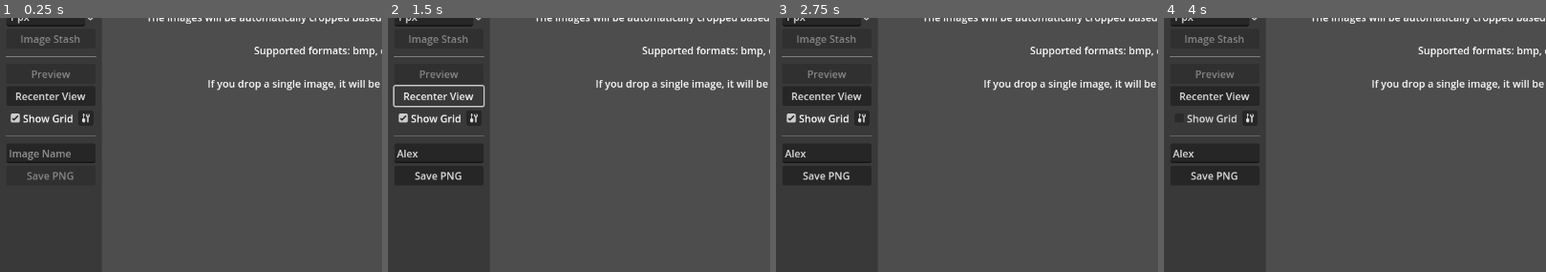
Above: before the commit, frames 1-4 (left to right).
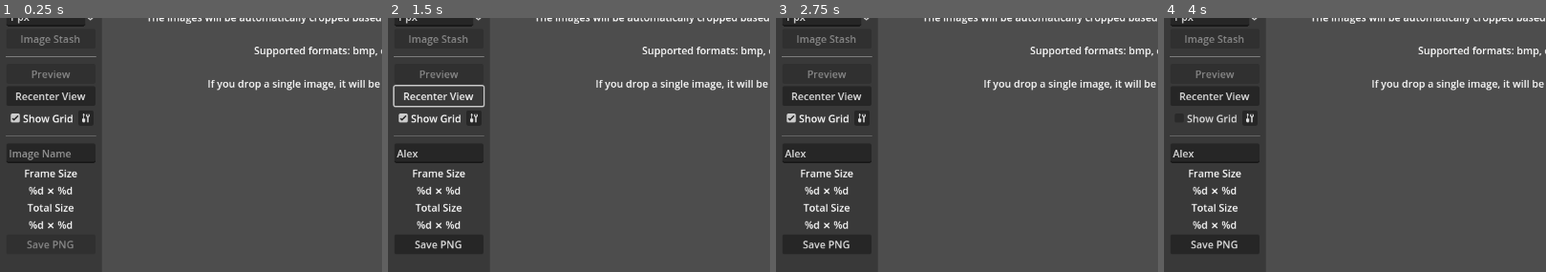
Above: after the commit, the same moments.

Repository: KoBeWi/Godot-Spritesheet-Generator
Game: Godot game, scene res://Source/Main.tscn
The game is run twice, just before and just after one commit, with the same random seed, the same clock (stepped at 60 frames per second) and the same inputs.
Inputs (mouse positions are % of the whole screen's width and height, from its top left):
- Up to frame 1 (0.25 s): no input
- Up to frame 2 (1.5 s): click (7, 77) at 0.52 s; type "Alex" at 0.6 s; click "Recenter View" at 1.25 s
- Up to frame 3 (2.75 s): click "Auto" at 2 s
- Up to frame 4 (4 s): click "Show Grid" at 2.75 s; click "Auto" at 3.5 s
The pictures show only the part of the screen within x 0-50%, y 50-100%; the shares and areas given below are measured in that part.

The runs differ from the first frame. In frame 1, 1.1% of the frame differs, in the area x 6-21%, y 59-91%; in frame 2, 1.2%; in frame 3, 1.2%; in frame 4, 1.2%.

Commit message:
Another rework started

Diff:
--- /dev/null
+++ b/Rework/FrameContainer.gd
@@ -0,0 +1,10 @@
+extends MarginContainer
+
+const SCENE = preload("uid://c6ce0mrlnw0ui")
+
+@onready var texture_rect: TextureRect = $TextureRect
+
+var frame: SpriteSheet.Frame
+
+func _ready() -> void:
+	texture_rect.texture = frame.texture
--- /dev/null
+++ b/Rework/FrameContainer.tscn
@@ -0,0 +1,19 @@
+[gd_scene load_steps=3 format=3 uid="uid://c6ce0mrlnw0ui"]
+
+[ext_resource type="Script" path="res://Rework/FrameContainer.gd" id="1_ed2o7"]
+
+[sub_resource type="StyleBoxFlat" id="StyleBoxFlat_lf3nw"]
+bg_color = Color(1, 1, 1, 0.12549)
+
+[node name="FrameContainer" type="MarginContainer"]
+offset_right = 100.0
+offset_bottom = 100.0
+script = ExtResource("1_ed2o7")
+
+[node name="TextureRect" type="TextureRect" parent="."]
+layout_mode = 2
+
+[node name="Panel" type="Panel" parent="."]
+modulate = Color(0, 0, 0, 1)
+layout_mode = 2
+theme_override_styles/panel = SubResource("StyleBoxFlat_lf3nw")
--- /dev/null
+++ b/Rework/Main.gd
@@ -0,0 +1,32 @@
+extends Control
+
+enum Tab {SPRITESHEET, FRAME_LIST, LAYOUT, PREVIEW}
+
+@onready var tabs: TabContainer = %Tabs
+@onready var sprite_sheet_grid: GridContainer = %SpriteSheetGrid
+
+var spritesheet: SpriteSheet
+
+func _ready() -> void:
+	for i in range(1, tabs.get_tab_count()):
+		tabs.set_tab_disabled(i, true)
+
+func _new_spritesheet() -> void:
+	if spritesheet:
+		pass # dialog warning
+	else:
+		spritesheet = SpriteSheet.new()
+
+		tabs.set_tab_disabled(Tab.FRAME_LIST, false)
+		tabs.current_tab = Tab.FRAME_LIST
+
+func _paste_image_from_clipboard() -> void:
+	if not DisplayServer.clipboard_has_image():
+		return
+
+	var frame := SpriteSheet.Frame.new()
+	frame.image = DisplayServer.clipboard_get_image()
+	frame.texture = ImageTexture.create_from_image(frame.image)
+	spritesheet.frames.append(frame)
+
+	sprite_sheet_grid.update_frame_list()
--- /dev/null
+++ b/Rework/Main.tscn
@@ -0,0 +1,174 @@
+[gd_scene load_steps=5 format=3 uid="uid://cmt0o8ktplo4k"]
+
+[ext_resource type="Script" path="res://Rework/Main.gd" id="1_2hksu"]
+[ext_resource type="Script" path="res://Rework/SpriteSheetGrid.gd" id="2_npgqu"]
+
+[sub_resource type="StyleBoxEmpty" id="StyleBoxEmpty_e06dd"]
+content_margin_top = 4.0
+
+[sub_resource type="GDScript" id="GDScript_0amvt"]
+script/source = "@tool
+extends TabContainer
+
+func _validate_property(property: Dictionary) -> void:
+	if property[\"name\"] == \"current_tab\":
+		property[\"usage\"] = PROPERTY_USAGE_EDITOR
+"
+
+[node name="Main" type="VBoxContainer"]
+anchors_preset = 15
+anchor_right = 1.0
+anchor_bottom = 1.0
+grow_horizontal = 2
+grow_vertical = 2
+theme_override_constants/separation = 0
+script = ExtResource("1_2hksu")
+metadata/_edit_lock_ = true
+
+[node name="PanelContainer" type="PanelContainer" parent="."]
+layout_mode = 2
+
+[node name="MarginContainer" type="MarginContainer" parent="PanelContainer"]
+layout_mode = 2
+theme_override_constants/margin_top = 4
+theme_override_constants/margin_bottom = 4
+
+[node name="Tabs" type="TabContainer" parent="PanelContainer/MarginContainer"]
+unique_name_in_owner = true
+layout_mode = 2
+theme_override_styles/panel = SubResource("StyleBoxEmpty_e06dd")
+script = SubResource("GDScript_0amvt")
+
+[node name="SpriteSheet" type="HBoxContainer" parent="PanelContainer/MarginContainer/Tabs"]
+visible = false
+layout_mode = 2
+metadata/_tab_index = 0
+
+[node name="Button5" type="Button" parent="PanelContainer/MarginContainer/Tabs/SpriteSheet"]
+layout_mode = 2
+text = "Create New"
+
+[node name="Button6" type="Button" parent="PanelContainer/MarginContainer/Tabs/SpriteSheet"]
+layout_mode = 2
+text = "Save"
+
+[node name="LineEdit" type="LineEdit" parent="PanelContainer/MarginContainer/Tabs/SpriteSheet"]
+layout_mode = 2
+size_flags_horizontal = 3
+
+[node name="Button" type="Button" parent="PanelContainer/MarginContainer/Tabs/SpriteSheet"]
+layout_mode = 2
+text = "[Pick]"
+
+[node name="Control" type="Control" parent="PanelContainer/MarginContainer/Tabs/SpriteSheet"]
+layout_mode = 2
+size_flags_horizontal = 3
+
+[node name="Frame List" type="HBoxContainer" parent="PanelContainer/MarginContainer/Tabs"]
+layout_mode = 2
+metadata/_tab_index = 1
+
+[node name="Button2" type="Button" parent="PanelContainer/MarginContainer/Tabs/Frame List"]
+layout_mode = 2
+text = "Add Files"
+
+[node name="Button3" type="Button" parent="PanelContainer/MarginContainer/Tabs/Frame List"]
+layout_mode = 2
+text = "Add Directory"
+
+[node name="Button" type="Button" parent="PanelContainer/MarginContainer/Tabs/Frame List"]
+layout_mode = 2
+text = "Repack Spritesheet"
+
+[node name="Button4" type="Button" parent="PanelContainer/MarginContainer/Tabs/Frame List"]
+layout_mode = 2
+text = "Paste From Clipboard"
+
+[node name="Layout" type="HBoxContainer" parent="PanelContainer/MarginContainer/Tabs"]
+visible = false
+layout_mode = 2
+metadata/_tab_index = 2
+
+[node name="Preview" type="HBoxContainer" parent="PanelContainer/MarginContainer/Tabs"]
+visible = false
+layout_mode = 2
+metadata/_tab_index = 3
+
+[node name="SpriteSheetView" type="Control" parent="."]
+clip_contents = true
+layout_mode = 2
+size_flags_vertical = 3
+
+[node name="SpriteSheetGrid" type="GridContainer" parent="SpriteSheetView"]
+unique_name_in_owner = true
+layout_mode = 1
+anchors_preset = 8
+anchor_left = 0.5
+anchor_top = 0.5
+anchor_right = 0.5
+anchor_bottom = 0.5
+offset_left = -20.0
+offset_top = -20.0
+offset_right = 20.0
+offset_bottom = 20.0
+grow_horizontal = 2
+grow_vertical = 2
+script = ExtResource("2_npgqu")
+
+[node name="PanelContainer2" type="PanelContainer" parent="."]
+layout_mode = 2
+
+[node name="Navigation" type="HBoxContainer" parent="PanelContainer2"]
+layout_mode = 2
+theme_override_constants/separation = 16
+
+[node name="Button" type="Button" parent="PanelContainer2/Navigation"]
+layout_mode = 2
+text = "Reset View"
+
+[node name="HBoxContainer" type="HBoxContainer" parent="PanelContainer2/Navigation"]
+layout_mode = 2
+size_flags_horizontal = 3
+size_flags_stretch_ratio = 3.0
+
+[node name="Label2" type="Label" parent="PanelContainer2/Navigation/HBoxContainer"]
+layout_mode = 2
+text = "1x"
+
+[node name="HSlider" type="HSlider" parent="PanelContainer2/Navigation/HBoxContainer"]
+layout_mode = 2
+size_flags_horizontal = 3
+size_flags_vertical = 4
+
+[node name="Spacer" type="Control" parent="PanelContainer2/Navigation"]
+layout_mode = 2
+size_flags_horizontal = 3
+
+[node name="Button2" type="Button" parent="PanelContainer2/Navigation"]
+layout_mode = 2
+toggle_mode = true
+text = "?"
+
+[node name="PanelContainer" type="PanelContainer" parent="PanelContainer2/Navigation/Button2"]
+visible = false
+layout_mode = 1
+anchors_preset = 3
+anchor_left = 1.0
+anchor_top = 1.0
+anchor_right = 1.0
+anchor_bottom = 1.0
+offset_left = -155.0
+offset_top = -82.3856
+offset_right = -3.0
+offset_bottom = -33.3856
+grow_horizontal = 0
+grow_vertical = 0
+
+[node name="Label" type="Label" parent="PanelContainer2/Navigation/Button2/PanelContainer"]
+layout_mode = 2
+text = "MMB: Move around
+Wheel: Zoom"
+
+[connection signal="pressed" from="PanelContainer/MarginContainer/Tabs/SpriteSheet/Button5" to="." method="_new_spritesheet"]
+[connection signal="pressed" from="PanelContainer/MarginContainer/Tabs/Frame List/Button4" to="." method="_paste_image_from_clipboard"]
+[connection signal="toggled" from="PanelContainer2/Navigation/Button2" to="PanelContainer2/Navigation/Button2/PanelContainer" method="set_visible"]
--- /dev/null
+++ b/Rework/SpriteSheetGrid.gd
@@ -0,0 +1,19 @@
+extends GridContainer
+
+const FrameContainer = preload("res://Rework/FrameContainer.gd")
+
+func update_frame_list():
+	var missing_frames: Array[SpriteSheet.Frame] = owner.spritesheet.frames
+
+	# coś tu nie działa jak się wkleja wielokrotnie
+	for container: FrameContainer in get_children():
+		var idx := missing_frames.find(container.frame)
+		if idx == -1:
+			container.queue_free()
+		else:
+			missing_frames.remove_at(idx)
+
+	for frame in missing_frames:
+		var new_container := FrameContainer.SCENE.instantiate()
+		new_container.frame = frame
+		add_child(new_container)
--- /dev/null
+++ b/Rework/Spritesheet.gd
@@ -0,0 +1,10 @@
+class_name SpriteSheet
+
+class Frame:
+	var file_path: String
+	var image: Image
+	var texture: Texture
+
+var frames: Array[Frame]
+var unused_frames: Array[Frame]
+var file_path: String
--- a/Source/Main.tscn
+++ b/Source/Main.tscn
@@ -55,6 +55,7 @@
 flat = false
 item_count = 2
 popup/item_0/text = "Files"
+popup/item_0/id = 0
 popup/item_1/text = "Directory"
 popup/item_1/id = 1
 
@@ -176,6 +177,26 @@
 layout_mode = 2
 size_flags_horizontal = 3
 placeholder_text = "Image Name"
+
+[node name="Label" type="Label" parent="PanelContainer/VBoxContainer/Export"]
+layout_mode = 2
+text = "Frame Size"
+horizontal_alignment = 1
+
+[node name="Label3" type="Label" parent="PanelContainer/VBoxContainer/Export"]
+layout_mode = 2
+text = "%d ⨯ %d"
+horizontal_alignment = 1
+
+[node name="Label2" type="Label" parent="PanelContainer/VBoxContainer/Export"]
+layout_mode = 2
+text = "Total Size"
+horizontal_alignment = 1
+
+[node name="Label4" type="Label" parent="PanelContainer/VBoxContainer/Export"]
+layout_mode = 2
+text = "%d ⨯ %d"
+horizontal_alignment = 1
 
 [node name="SavePNG" type="Button" parent="PanelContainer/VBoxContainer/Export"]
 unique_name_in_owner = true
